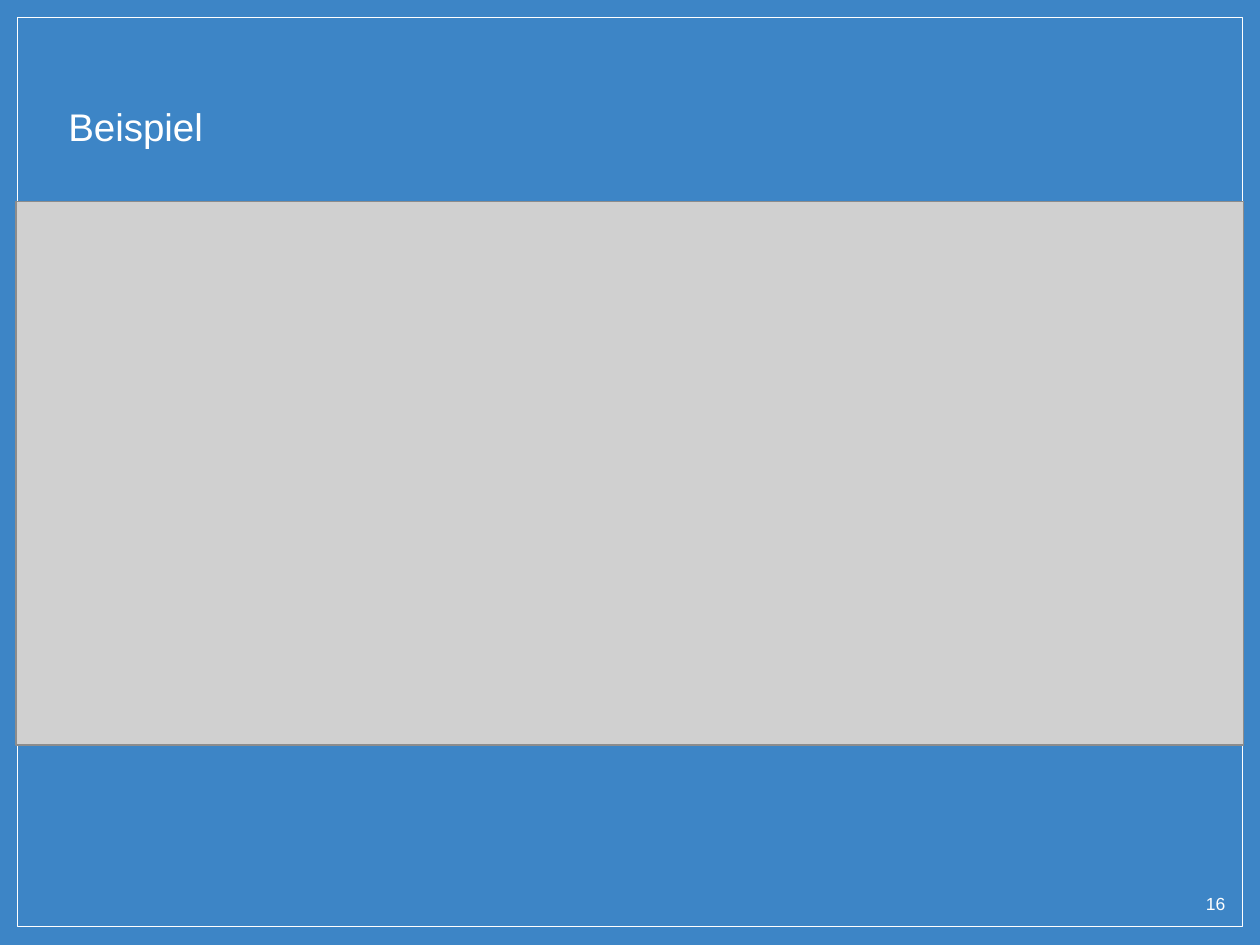
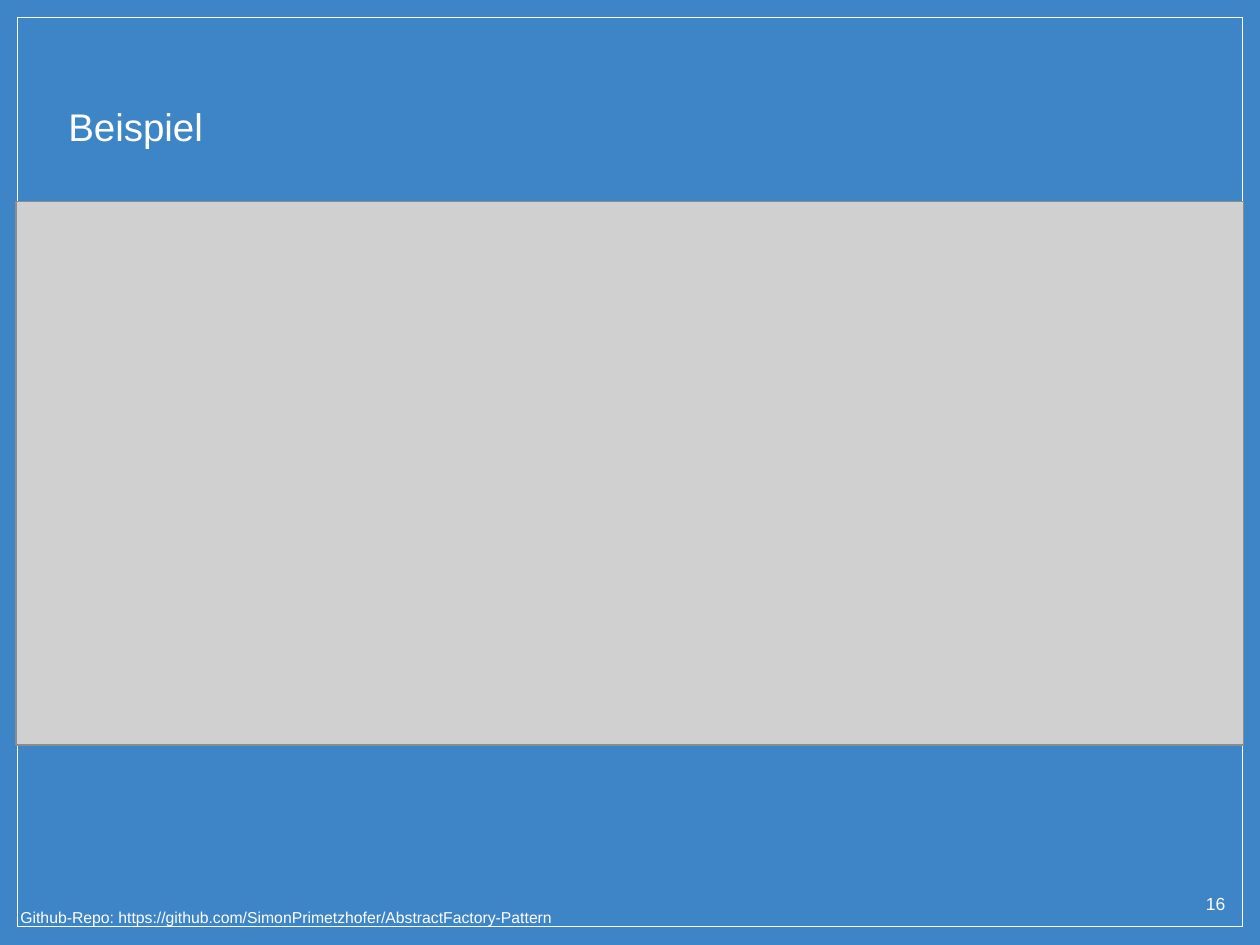
Before and after one commit to SimonPrimetzhofer/AbstractFactory-Pattern, a slide deck: slide 16 of Presentation/Abstract_Factory.pptx. Drawn at 1260x945 pixels with LibreOffice and Linux fonts; fonts in the diff are those of the drawing; grey boxes stand for pictures; background and template pictures are left out. Boxes give left, top, right and bottom in pixels: in the first picture for what was removed or moved away, otherwise in the second. Text is boxed around its words. In the diff, an @@ line names an element or a change of style, - is before the commit and + after.

```diff
--- a/Presentation/Abstract_Factory.pptx
+++ b/Presentation/Abstract_Factory.pptx
@@ text added at box(20, 911, 551, 927), 9 pt, text #FFFFFF @@
+Github-Repo: https://github.com/SimonPrimetzhofer/AbstractFactory-Pattern
```
Also in this commit, not shown: 17 other slides changed, 1 other file.
